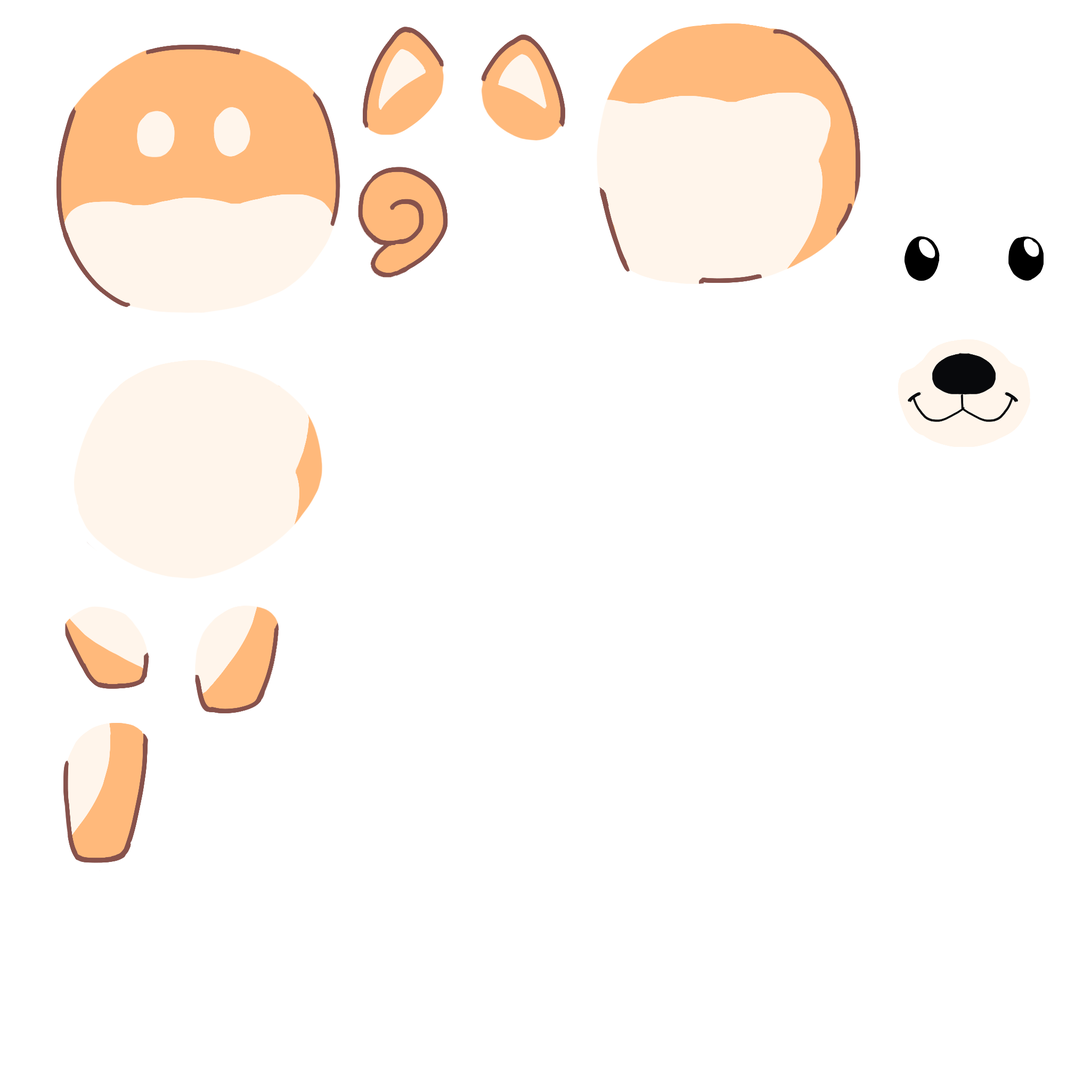
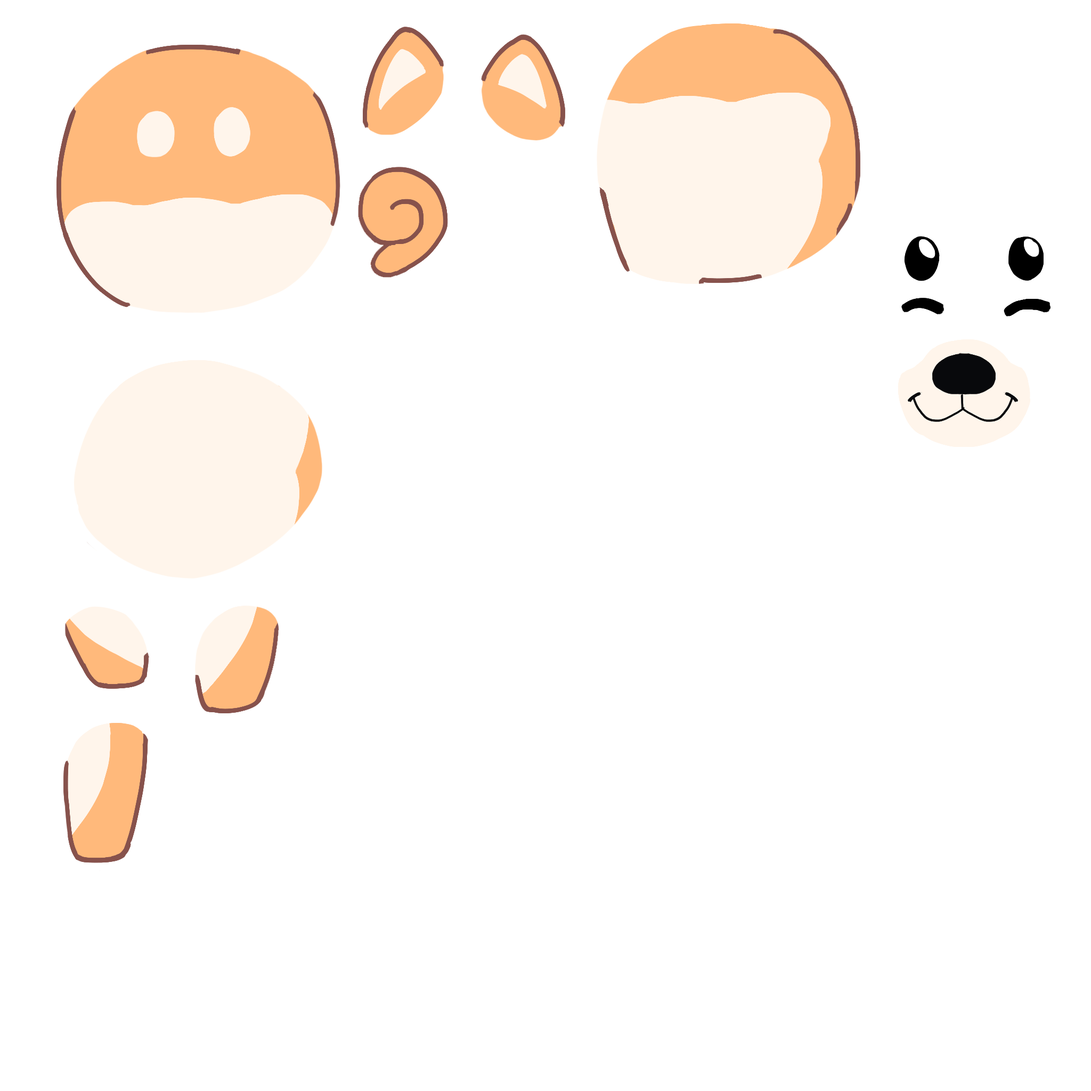
Layer changes from the first 1091 × 1091 image to the second:
added layer "Layer 10" above "Layer 8 copy" over (901, 297, 1052, 317)
